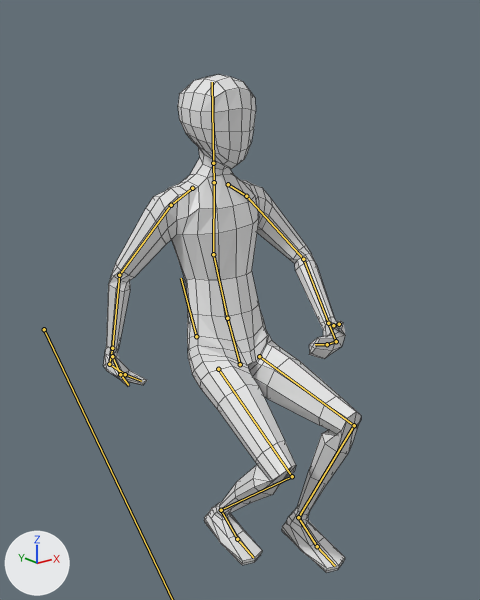
A saved change to the Blender file Assets/BlenderModels/MainCharacter.blend.
Both versions are drawn from a 50 mm camera at (-1.322, -1.694, 1.523) aimed at (-0.024, -0.072, 0.874). Lighting does not change. The marker at lower left points along +X, +Y and +Z. Both versions are drawn at frame 21 of the action 'Roll'; the numbers are the values there. The bones that bend it are drawn over the model as lines. Mesh edges are drawn as thin lines.
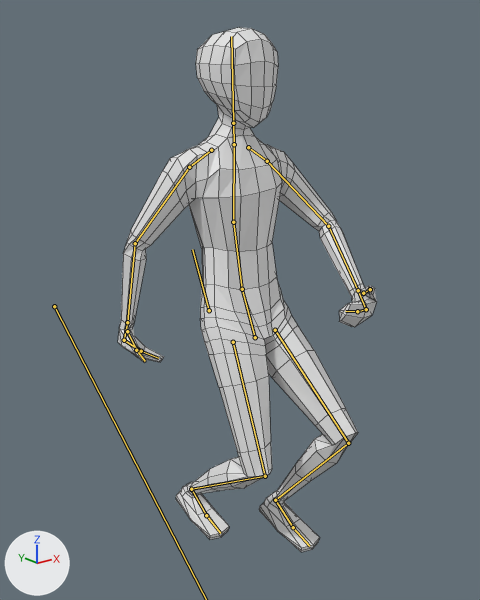
Pixel boxes [x1, y1, x2, y2] of what changed, in the pictures (480 x 600 px):
'Cube', posed
    before: [103, 74, 361, 573]
    after: [118, 27, 377, 552]
bone 'Hips', root to tip
    before: (240, 364) to (227, 318)
    after: (255, 337) to (242, 289)
bone 'Spine', root to tip
    before: (227, 318) to (213, 254)
    after: (242, 289) to (233, 222)
bone 'Chest', root to tip
    before: (213, 254) to (214, 182)
    after: (233, 222) to (234, 144)

Diff of the bpy script that builds the scene:
```diff
--- a/Assets/BlenderModels/MainCharacter.blend.py
+++ b/Assets/BlenderModels/MainCharacter.blend.py
@@ bone_hips @@
 bone_hips = bpy.data.objects['Armature'].pose.bones['Hips']
-bone_hips.location = (0.0, -0.39, 0.042)
+bone_hips.location = (0.0, -0.269, 0.122)
@@ bone_spine @@
 bone_spine = bpy.data.objects['Armature'].pose.bones['Spine']  # child of 'Hips'
-bone_spine.rotation_quaternion = (0.999, 0.043, 0.0, 0.0)  # degrees (5, 0, 0)
+bone_spine.rotation_quaternion = (0.993, 0.119, 0.0, 0.0)  # degrees (14, 0, 0)
@@ bone_chest @@
 bone_chest = bpy.data.objects['Armature'].pose.bones['Chest']  # child of 'Spine'
-bone_chest.rotation_quaternion = (0.983, 0.184, 0.015, -0.001)  # degrees (21, 2, 0)
+bone_chest.rotation_quaternion = (0.995, 0.1, 0.015, -0.002)  # degrees (12, 2, 0)
@@ bone_legik_l @@
 bone_legik_l = bpy.data.objects['Armature'].pose.bones['LegIK.L']
-bone_legik_l.location = (-0.075, -0.285, -0.004)
+bone_legik_l.location = (-0.075, -0.164, 0.004)
@@ bone_legik_r @@
 bone_legik_r = bpy.data.objects['Armature'].pose.bones['LegIK.R']
-bone_legik_r.location = (0.075, -0.083, -0.002)
+bone_legik_r.location = (0.075, 0.102, -0.01)
```
